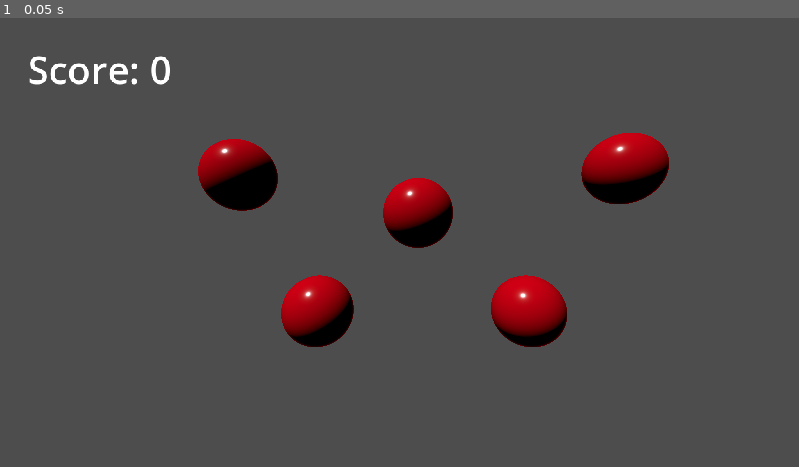
Above: before the commit, frame 1.
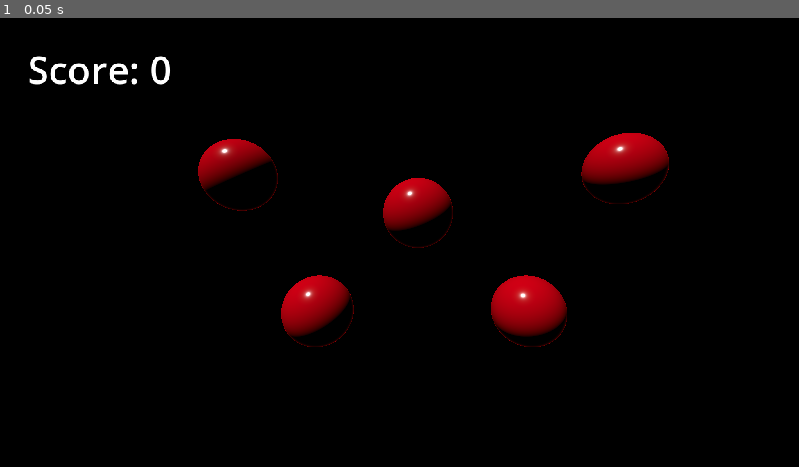
Above: after the commit, the same moment.

Repository: JeremyBarthelemy/NeuralVault
Game: Godot game, scene res://BalloonPopper/BalloonPopper.tscn
The game is run twice, just before and just after one commit, with the same random seed, the same clock (stepped at 60 frames per second) and the same inputs.
Inputs:
- Up to frame 1 (0.05 s): no input

The runs differ from the first frame. In frame 1, 94% of the frame differs, in the area x 0-100%, y 0-100%.

Commit message:
Add simple random starry sky generator prototype

Diff:
--- a/miniprojects/Loops/Loops.gd
+++ b/miniprojects/Loops/Loops.gd
@@ -1,5 +1,17 @@
 extends Node2D
 
+@export var spawn_count : int = 200
+var star_scene = preload("res://Loops/Star.tscn")
+
 func _ready():
-	for i in 10:
-		print("Hello!")
+	for i in spawn_count:
+		var star = star_scene.instantiate()
+		# Must add star to scene tree or it just sits in memory. This script
+		# is associated with our root node, so star will be a child of "Main"
+		add_child(star)
+		star.position.x = randi_range(-280, 280)
+		star.position.y = randi_range(-150, 150)
+
+		var star_size = randf_range(0.5, 1.0)
+		star.scale.x = star_size
+		star.scale.y = star_size
--- a/miniprojects/Loops/Loops.tscn
+++ b/miniprojects/Loops/Loops.tscn
@@ -4,3 +4,7 @@
 
 [node name="Main" type="Node2D"]
 script = ExtResource("1_18ujs")
+spawn_count = 500
+
+[node name="Camera2D" type="Camera2D" parent="."]
+zoom = Vector2(2, 2)
--- /dev/null
+++ b/miniprojects/Loops/Star.tscn
@@ -0,0 +1,6 @@
+[gd_scene load_steps=2 format=3 uid="uid://bx4m0dgkcdpj4"]
+
+[ext_resource type="Texture2D" uid="uid://cd1w854alfxt2" path="res://Loops/Star.png" id="1_fb10i"]
+
+[node name="Star" type="Sprite2D"]
+texture = ExtResource("1_fb10i")
--- a/miniprojects/project.godot
+++ b/miniprojects/project.godot
@@ -18,3 +18,4 @@
 [rendering]
 
 textures/canvas_textures/default_texture_filter=0
+environment/defaults/default_clear_color=Color(0, 0, 0, 1)
